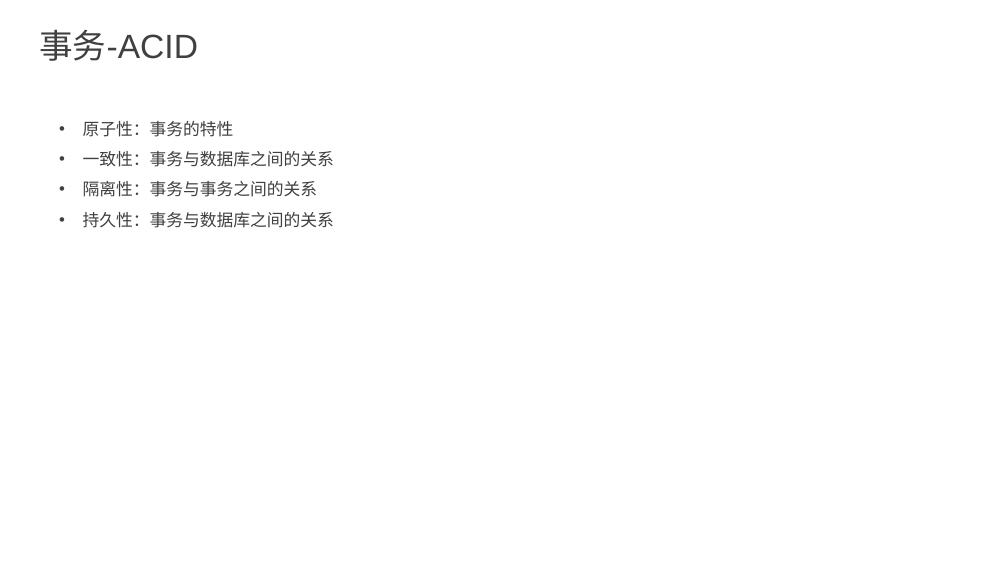
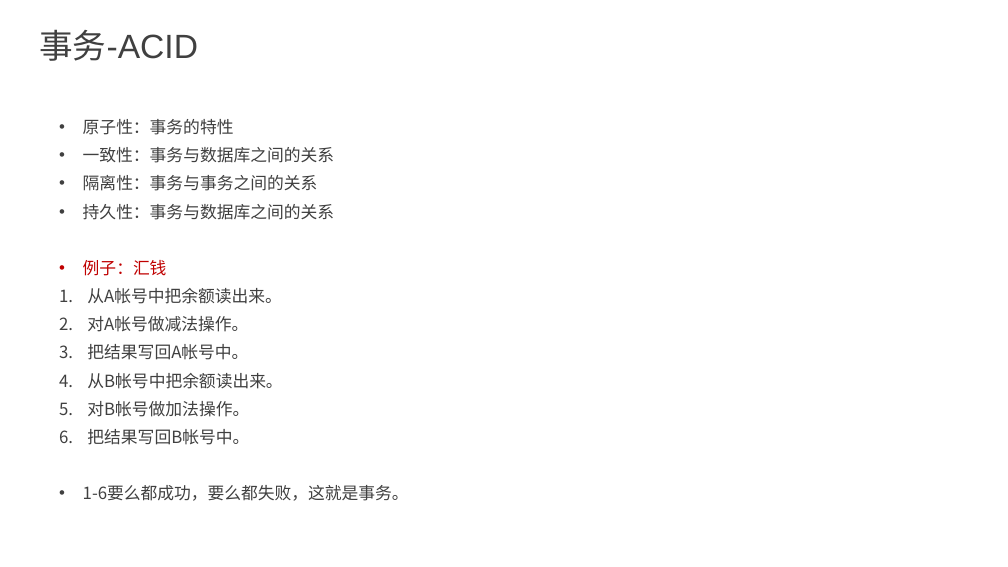
Before and after one commit to anancds/bigdata_ppts, a slide deck: slide 36 of bigdata/大数据.pptx (slide 37 before the commit). Drawn at 1008x567 pixels with LibreOffice and Linux fonts; fonts in the diff are those of the drawing. Boxes give left, top, right and bottom in pixels: in the first picture for what was removed or moved away, otherwise in the second. Text is boxed around its words. In the diff, an @@ line names an element or a change of style, - is before the commit and + after.

```diff
--- a/bigdata/大数据.pptx
+++ b/bigdata/大数据.pptx
@@ text at (83,119,334,220): line spacing 1.5 to 1.4 @@
@@ text at (83,260,409,501): paragraphs added @@
+• 例子：汇钱
+1. 从A帐号中把余额读出来。
+2. 对A帐号做减法操作。
+3. 把结果写回A帐号中。
+4. 从B帐号中把余额读出来。
+5. 对B帐号做加法操作。
+6. 把结果写回B帐号中。
+• 1-6要么都成功，要么都失败，这就是事务。
```
Also in this commit, not shown: 18 other slides changed, 16 slides added, 4 slides removed.
